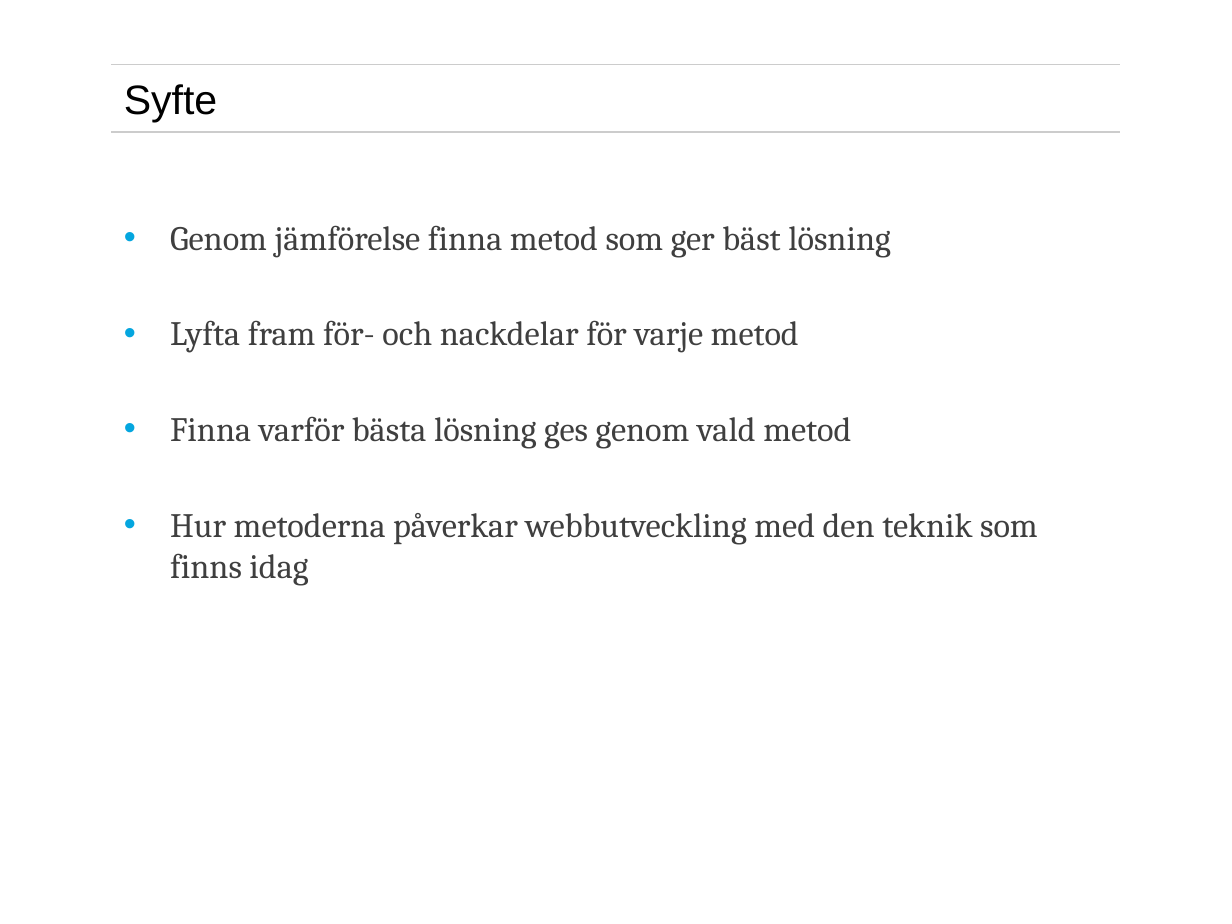
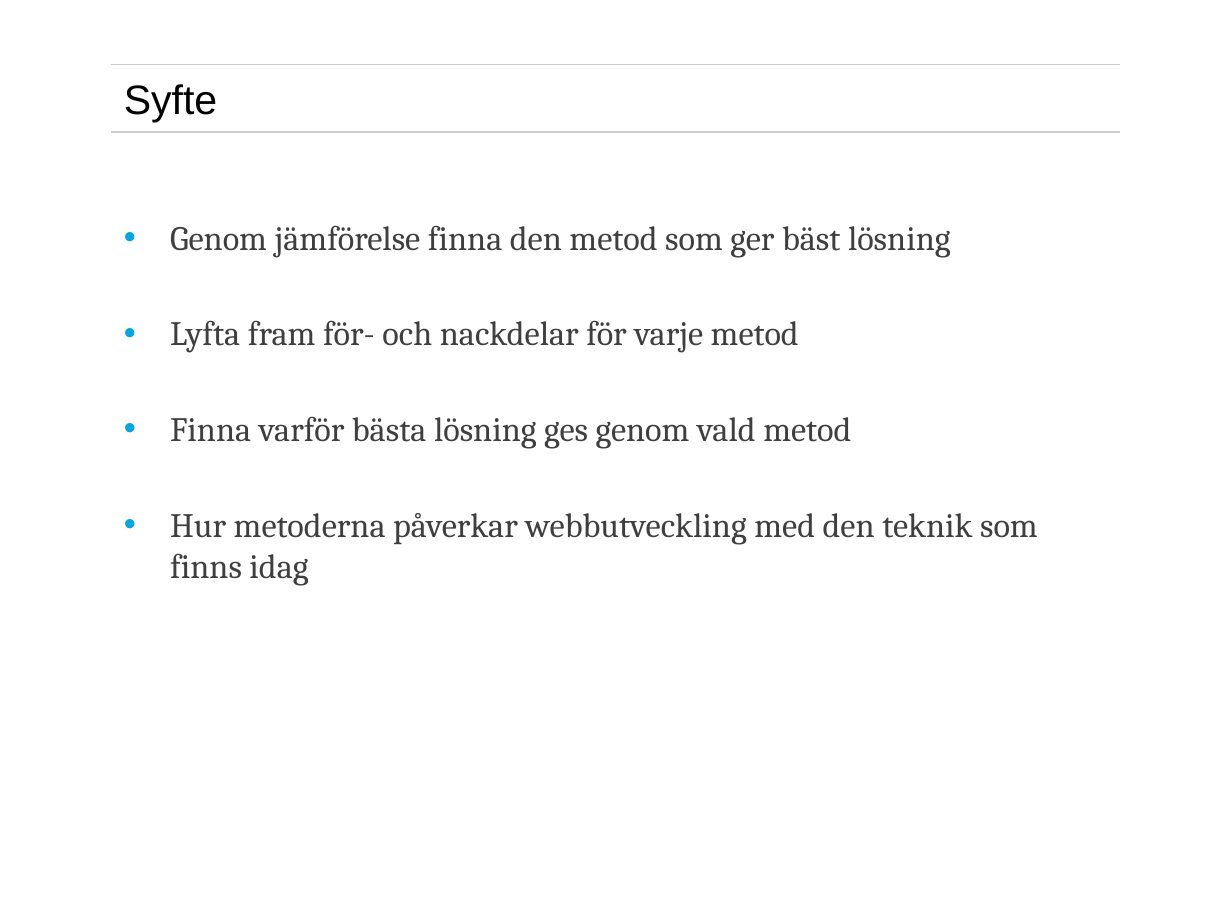
Before and after one commit to eduardocastaneda/exjobb, a slide deck: slide 19 of presentation/exjobbspresentationrecover.pptx. Drawn at 1232x924 pixels with LibreOffice and Linux fonts; fonts in the diff are those of the drawing; background and template pictures are left out. Boxes give left, top, right and bottom in pixels: in the first picture for what was removed or moved away, otherwise in the second. Text is boxed around its words. In the diff, an @@ line names an element or a change of style, - is before the commit and + after.

```diff
--- a/presentation/exjobbspresentationrecover.pptx
+++ b/presentation/exjobbspresentationrecover.pptx
@@ text at (170, 225, 951, 258): text changed @@
-• Genom jämförelse finna metod som ger bäst lösning
+• Genom jämförelse finna den metod som ger bäst lösning
```
Also in this commit, not shown: 18 other slides changed, 7 other files.
